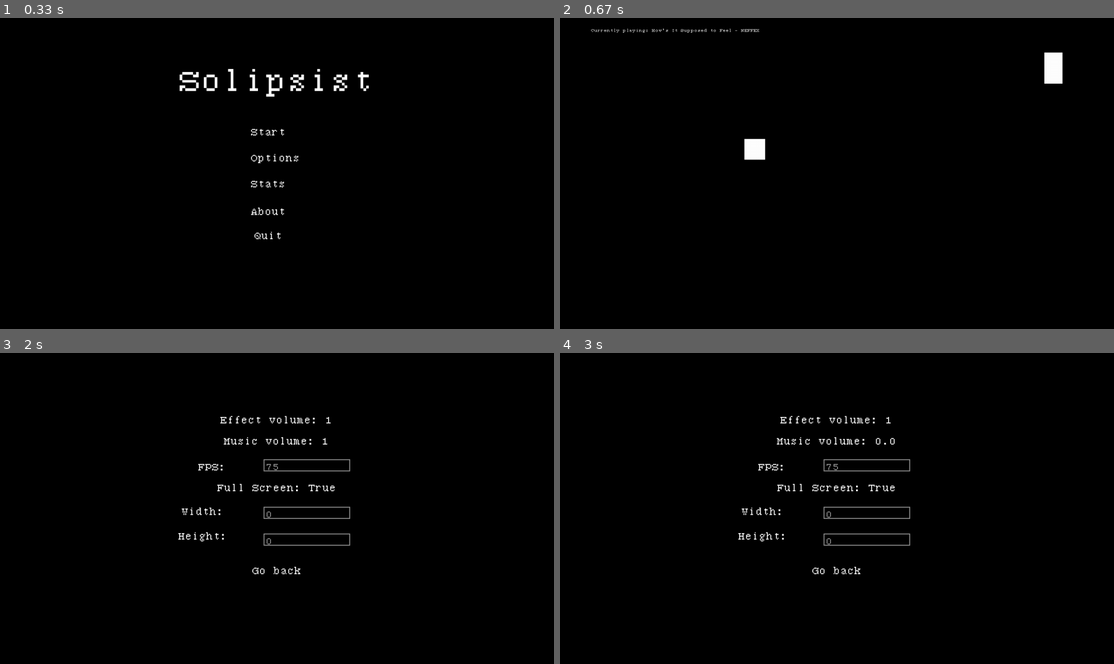
Above: before the commit, frames 1-4 (two rows, left to right).
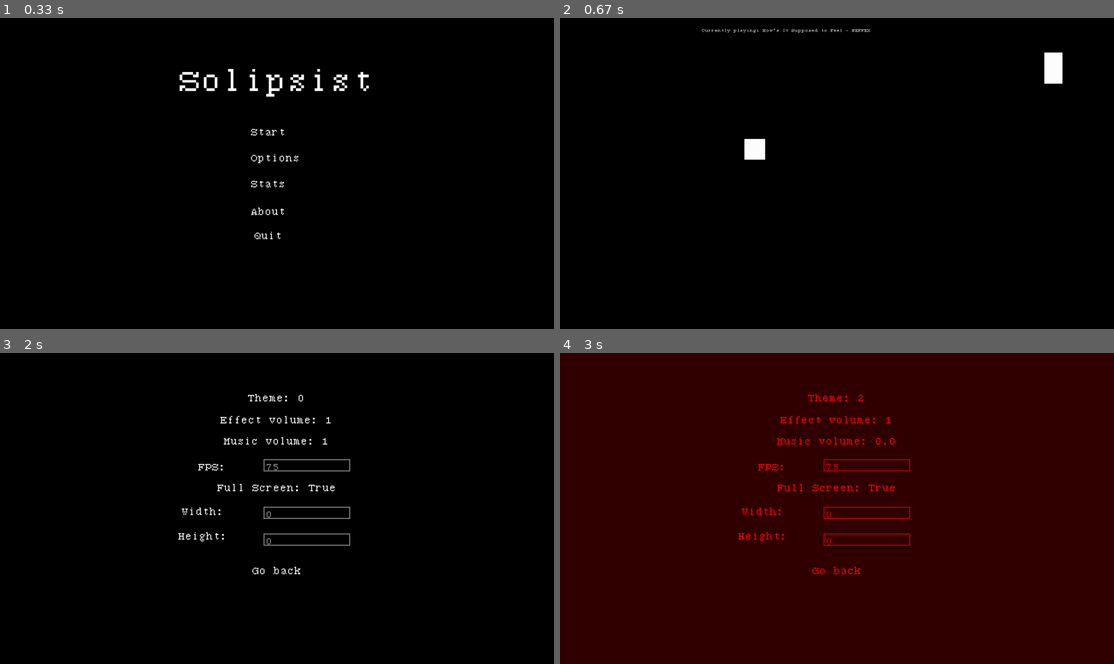
Above: after the commit, the same moments.

Repository: Vazno/Solipsist
Game: pygame game, started from solipsist/main.py
The game is run twice, just before and just after one commit, with the same random seed, the same clock (stepped at 60 frames per second) and the same inputs.
Inputs (mouse positions are in pixels of both pictures, inside the frame that each line leads up to):
- Up to frame 1 (0.33 s): no input
- Up to frame 2 (0.67 s): click "Start" at 0.38 s
- Up to frame 3 (2 s): click (144, 511) at 0.72 s; click (105, 580) at 1.05 s; click (343, 536) at 1.38 s; click "Options" at 1.72 s
- Up to frame 4 (3 s): click (837, 396) at 2.22 s, where only the run after the commit has a clickable "Theme: 0"; click (759, 443) at 2.55 s; click (748, 405) at 2.88 s

Frame 1 is identical in both runs. In frame 2, 0.3% of the frame differs, in the area x 5-56%, y 3-5%; in frame 3, less than 0.1%; in frame 4, 100%, in the area x 0-100%, y 0-100%.

Commit message:
Added theme support #19 reformatted code, changed Music class made less code.

Diff:
--- a/settings.json
+++ b/settings.json
@@ -11,30 +11,16 @@
             0
         ],
         "FULL_SCREEN": true,
+        "max_theme": 2,
+        "theme": 0,
         "FONT": "fonts/712_serif.ttf",
-        "FONT_COLOR": [
-            255,
-            255,
-            255
-        ],
-        "PLAYER_COLOR": [
-            255,
-            255,
-            255
-        ],
-        "BACKGROUND": [
-            0,
-            0,
-            0
-        ],
-        "OBSTACLE_COLOR": [
-            255,
-            255,
-            255
-        ],
+        "FONT_COLOR": [[255,255,255], [0,0,0], [255,0,0]],
+        "PLAYER_COLOR": [[255,255,255],[0,0,0], [255,0,0]],
+        "BACKGROUND": [[0,0,0],[255,255,255],[50,0,0]],
+        "OBSTACLE_COLOR": [[255,255,255],[0,0,0],[150,0,0]],
         "InputBox": {
-            "COLOR_ACTIVE": [255, 255, 255],
-            "COLOR_INACTIVE": [150, 150, 150]
+            "COLOR_ACTIVE": [[255, 255, 255],[100,100,100],[255,0,0]],
+            "COLOR_INACTIVE": [[150, 150, 150], [50,50,50],[205,0,0]]
         }
     },
     "music": {
--- a/solipsist/main.py
+++ b/solipsist/main.py
@@ -5,7 +5,9 @@
 from GSS import GAME_NAME, SCREEN, WINDOW_HEIGHT, WINDOW_WIDTH, j
 from widget_loops.game import MUSIC, main
 from pygame_utils import Button
+
 # Some imports are below, to prevent circular import
+
 
 def main_menu():
     pygame.display.set_caption(GAME_NAME)
@@ -16,37 +18,37 @@
     solipsist_button = Button(
         "Solipsist",
         (WINDOW_WIDTH / 2.5, WINDOW_HEIGHT / 10),
-        (WINDOW_WIDTH / 5, WINDOW_HEIGHT / 5)
+        (WINDOW_WIDTH / 5, WINDOW_HEIGHT / 5),
     )
     start_button = Button(
         "Start",
         (WINDOW_WIDTH / 2.3, WINDOW_HEIGHT / 3),
-        (WINDOW_WIDTH / 10, WINDOW_HEIGHT / 15)
+        (WINDOW_WIDTH / 10, WINDOW_HEIGHT / 15),
     )
     options_button = Button(
         "Options",
         (WINDOW_WIDTH / 2.3, WINDOW_HEIGHT / 2.4),
-        (WINDOW_WIDTH / 8, WINDOW_HEIGHT / 15)
+        (WINDOW_WIDTH / 8, WINDOW_HEIGHT / 15),
     )
     stats_button = Button(
         "Stats",
         (WINDOW_WIDTH / 2.3, WINDOW_HEIGHT / 2),
-        (WINDOW_WIDTH / 10, WINDOW_HEIGHT / 15)
+        (WINDOW_WIDTH / 10, WINDOW_HEIGHT / 15),
     )
     about_button = Button(
         "About",
         (WINDOW_WIDTH / 2.3, WINDOW_HEIGHT / 1.70),
-        (WINDOW_WIDTH / 10, WINDOW_HEIGHT / 15)
+        (WINDOW_WIDTH / 10, WINDOW_HEIGHT / 15),
     )
     quit_button = Button(
         "Quit",
         (WINDOW_WIDTH / 2.3, WINDOW_HEIGHT / 1.5),
-        (WINDOW_WIDTH / 10, WINDOW_HEIGHT / 15)
+        (WINDOW_WIDTH / 10, WINDOW_HEIGHT / 15),
     )
 
     run = True
     while run:
-        SCREEN.fill(j["graphic"]["BACKGROUND"])
+        SCREEN.fill(j["graphic"]["BACKGROUND"][j["graphic"]["theme"]])
         MUSIC.stop()
         events = pygame.event.get()
         for event in events:
--- a/solipsist/music.py
+++ b/solipsist/music.py
@@ -17,9 +17,13 @@
 
     @classmethod
     def make_description(cls):
-        music_text = Button(f"Currently playing: {cls.current_music_name.split('.')[0].replace(resource_path(j['music']['DEFAULT_MUSIC_FOLDER']), '')}",
-        (int(WINDOW_WIDTH / 5), int(WINDOW_HEIGHT / 40)), (int(WINDOW_WIDTH / 60), int(WINDOW_WIDTH / 60)))
+        music_text = Button(
+            f"Currently playing: {cls.current_music_name.split('.')[0].replace(resource_path(j['music']['DEFAULT_MUSIC_FOLDER']), '')}",
+            (int(WINDOW_WIDTH / 2.5), int(WINDOW_HEIGHT / 40)),
+            (int(WINDOW_WIDTH / 60), int(WINDOW_WIDTH / 60)),
+        )
         music_text.draw_it(SCREEN)
+
     @classmethod
     def pick_random_music(cls):
         all_music = []
@@ -48,54 +52,30 @@
             GameStatus.is_music_playing = False
             GameStatus.current_music_name = ""
 
-    @staticmethod
     @debounce(0.1)
-    def sound_dead():
+    def play(sound_name):
         sound = pygame.mixer.Sound(
             resource_path(
                 os.path.join(
-                    resource_path(j["music"]["DEFAULT_SOUND_FOLDER"]), "dead.mp3"
+                    resource_path(j["music"]["DEFAULT_SOUND_FOLDER"]), sound_name
                 )
             )
         )
         sound.set_volume(j["music"]["EFFECT_VOLUME"])
         sound.play()
 
-    @staticmethod
-    @debounce(0.1)
-    def sound_menu_click():
-        sound = pygame.mixer.Sound(
-            resource_path(
-                os.path.join(
-                    resource_path(j["music"]["DEFAULT_SOUND_FOLDER"]), "menu_click.mp3"
-                )
-            )
-        )
-        sound.set_volume(j["music"]["EFFECT_VOLUME"])
-        sound.play()
+    @classmethod
+    def sound_dead(cls):
+        cls.play("dead.mp3")
 
-    @staticmethod
-    @debounce(0.1)
-    def sound_jump():
-        sound = pygame.mixer.Sound(
-            resource_path(
-                os.path.join(
-                    resource_path(j["music"]["DEFAULT_SOUND_FOLDER"]), "jump.mp3"
-                )
-            )
-        )
-        sound.set_volume(j["music"]["EFFECT_VOLUME"])
-        sound.play()
+    @classmethod
+    def sound_menu_click(cls):
+        cls.play("menu_click.mp3")
 
-    @staticmethod
-    @debounce(0.1)
-    def sound_new_record():
-        sound = pygame.mixer.Sound(
-            resource_path(
-                os.path.join(
-                    resource_path(j["music"]["DEFAULT_SOUND_FOLDER"]), "new_record.mp3"
-                )
-            )
-        )
-        sound.set_volume(j["music"]["EFFECT_VOLUME"])
-        sound.play()
+    @classmethod
+    def sound_jump(cls):
+        cls.play("jump.mp3")
+
+    @classmethod
+    def sound_new_record(cls):
+        cls.play("new_record.mp3")
--- a/solipsist/pygame_utils.py
+++ b/solipsist/pygame_utils.py
@@ -20,7 +20,7 @@
         self.size = size
 
         self.button = pygame.Surface(size).convert()
-        self.button.fill(j["graphic"]["BACKGROUND"])
+        self.button.fill(j["graphic"]["BACKGROUND"][j["graphic"]["theme"]])
         self.outline = outline
 
         # Text is about 70% the height of the button
@@ -29,7 +29,9 @@
         )
         self.font = font
         # First argument always requires a str, so f-string is used.
-        self.textSurf = font.render(f"{text}", True, j["graphic"]["FONT_COLOR"])
+        self.textSurf = font.render(
+            f"{text}", True, j["graphic"]["FONT_COLOR"][j["graphic"]["theme"]]
+        )
 
     def clicked(self, events) -> None:
         mousePos = pygame.mouse.get_pos()
@@ -78,13 +80,15 @@
             )
 
     def change_text(self, text):
-        self.textSurf = self.font.render(f"{text}", True, j["graphic"]["FONT_COLOR"])
+        self.textSurf = self.font.render(
+            f"{text}", True, j["graphic"]["FONT_COLOR"][j["graphic"]["theme"]]
+        )
 
 
 class InputBox:
     def __init__(self, x, y, w, h, text=""):
         self.rect = pygame.Rect(x, y, w, h)
-        self.color = j["graphic"]["InputBox"]["COLOR_INACTIVE"]
+        self.color = j["graphic"]["InputBox"]["COLOR_INACTIVE"][j["graphic"]["theme"]]
         pygame.init()
         FONT = pygame.font.Font(
             resource_path(j["graphic"]["FONT"]), int(WINDOW_WIDTH / 40)
@@ -104,9 +108,9 @@
                 self.active = False
             # Change the current color of the input box.
             self.color = (
-                j["graphic"]["InputBox"]["COLOR_ACTIVE"]
+                j["graphic"]["InputBox"]["COLOR_ACTIVE"][j["graphic"]["theme"]]
                 if self.active
-                else j["graphic"]["InputBox"]["COLOR_INACTIVE"]
+                else j["graphic"]["InputBox"]["COLOR_INACTIVE"][j["graphic"]["theme"]]
             )
         if event.type == pygame.KEYDOWN:
             if self.active:
--- a/solipsist/widget_loops/about.py
+++ b/solipsist/widget_loops/about.py
@@ -15,16 +15,16 @@
     go_back_button = Button(
         "Go back",
         (WINDOW_WIDTH / 3, WINDOW_HEIGHT / 1.5),
-        (WINDOW_WIDTH / 3, WINDOW_HEIGHT / 15)
+        (WINDOW_WIDTH / 3, WINDOW_HEIGHT / 15),
     )
     description_button = Button(
         j["DESCRIPTION"],
         (WINDOW_WIDTH / 2.2, WINDOW_HEIGHT / 2),
-        (WINDOW_WIDTH / 10, WINDOW_HEIGHT / 15)
+        (WINDOW_WIDTH / 10, WINDOW_HEIGHT / 15),
     )
     run = True
     while run:
-        SCREEN.fill(j["graphic"]["BACKGROUND"])
+        SCREEN.fill(j["graphic"]["BACKGROUND"][j["graphic"]["theme"]])
         events = pygame.event.get()
         for event in events:
             if event.type == pygame.QUIT:
--- a/solipsist/widget_loops/game.py
+++ b/solipsist/widget_loops/game.py
@@ -28,7 +28,7 @@
         self.grav = grav
         self.SCREEN_HEIGHT = screen.get_height()
         if not color:
-            self.color = j["graphic"]["PLAYER_COLOR"]
+            self.color = j["graphic"]["PLAYER_COLOR"][j["graphic"]["theme"]]
 
     def get_rect(self):
         return self.player
@@ -58,7 +58,7 @@
         self.speed = speed
         self.SCREEN_HEIGHT = screen.get_height()
         if not color:
-            self.color = j["graphic"]["OBSTACLE_COLOR"]
+            self.color = j["graphic"]["OBSTACLE_COLOR"][j["graphic"]["theme"]]
 
     def get_rect(self):
         return self.obstacle
@@ -117,7 +117,7 @@
 
     run = True
     while run:
-        SCREEN.fill(j["graphic"]["BACKGROUND"])
+        SCREEN.fill(j["graphic"]["BACKGROUND"][j["graphic"]["theme"]])
         MUSIC.play_random_music()
 
         for event in pygame.event.get():
@@ -152,7 +152,9 @@
             pygame.display.flip()
             game_status.gameover = True
             game_status.is_game_started = False
-            from widget_loops.gameover import gameover  # Left it here, to avoid circular import
+            from widget_loops.gameover import (
+                gameover,
+            )  # Left it here, to avoid circular import
 
             gameover(game_status.time_played, game_status.clicks)
 
--- a/solipsist/widget_loops/gameover.py
+++ b/solipsist/widget_loops/gameover.py
@@ -26,22 +26,22 @@
     gameover_button = Button(
         "Gameover",
         (WINDOW_WIDTH / 2.6, WINDOW_HEIGHT / 10),
-        (WINDOW_WIDTH / 5, WINDOW_HEIGHT / 5)
+        (WINDOW_WIDTH / 5, WINDOW_HEIGHT / 5),
     )
     clicks_button = Button(
         f"Clicks: {clicks}",
         (WINDOW_WIDTH / 2.2, WINDOW_HEIGHT / 2),
-        (WINDOW_WIDTH / 15, WINDOW_HEIGHT / 15)
+        (WINDOW_WIDTH / 15, WINDOW_HEIGHT / 15),
     )
     time_button = Button(
         f"{time_message} {datetime.timedelta(seconds=time_played)}",
         (WINDOW_WIDTH / 2.2, WINDOW_HEIGHT / 2.4),
-        (WINDOW_WIDTH / 15, WINDOW_HEIGHT / 15)
+        (WINDOW_WIDTH / 15, WINDOW_HEIGHT / 15),
     )
 
     run = True
     while run:
-        SCREEN.fill(j["graphic"]["BACKGROUND"])
+        SCREEN.fill(j["graphic"]["BACKGROUND"][j["graphic"]["theme"]])
         MUSIC.stop()
         for event in pygame.event.get():
             if event.type == pygame.QUIT:
--- a/solipsist/widget_loops/options.py
+++ b/solipsist/widget_loops/options.py
@@ -12,37 +12,42 @@
     go_back_button = Button(
         "Go back",
         (WINDOW_WIDTH / 3, WINDOW_HEIGHT / 1.5),
-        (WINDOW_WIDTH / 3, WINDOW_HEIGHT / 15)
+        (WINDOW_WIDTH / 3, WINDOW_HEIGHT / 15),
     )
-    volume_button = Button(
+    change_theme_button = Button(
+        f"Theme: {j['graphic']['theme']}",
+        (WINDOW_WIDTH / 3, WINDOW_HEIGHT / 9),
+        (WINDOW_WIDTH / 3, WINDOW_HEIGHT / 15),
+    )
+    music_volume_button = Button(
         f"Music volume: {j['music']['VOLUME']}",
         (WINDOW_WIDTH / 3, WINDOW_HEIGHT / 4),
-        (WINDOW_WIDTH / 3, WINDOW_HEIGHT / 15)
+        (WINDOW_WIDTH / 3, WINDOW_HEIGHT / 15),
     )
     effect_volume_button = Button(
         f"Effect volume: {j['music']['EFFECT_VOLUME']}",
         (WINDOW_WIDTH / 3, WINDOW_HEIGHT / 5.5),
-        (WINDOW_WIDTH / 3, WINDOW_HEIGHT / 15)
+        (WINDOW_WIDTH / 3, WINDOW_HEIGHT / 15),
     )
     fps_button = Button(
         "FPS:",
         (WINDOW_WIDTH / 3, WINDOW_HEIGHT / 3),
-        (WINDOW_WIDTH / 10, WINDOW_HEIGHT / 15)
+        (WINDOW_WIDTH / 10, WINDOW_HEIGHT / 15),
     )
     full_screen_button = Button(
         f"Full Screen: {j['graphic']['FULL_SCREEN']}",
         (WINDOW_WIDTH / 3, WINDOW_HEIGHT / 2.5),
-        (WINDOW_WIDTH / 3, WINDOW_HEIGHT / 15)
+        (WINDOW_WIDTH / 3, WINDOW_HEIGHT / 15),
     )
     width_button = Button(
         "Width:",
         (WINDOW_WIDTH / 3, WINDOW_HEIGHT / 2.1),
-        (WINDOW_WIDTH / 15, WINDOW_HEIGHT / 15)
+        (WINDOW_WIDTH / 15, WINDOW_HEIGHT / 15),
     )
     height_button = Button(
         "Height:",
         (WINDOW_WIDTH / 3, WINDOW_HEIGHT / 1.8),
-        (WINDOW_WIDTH / 15, WINDOW_HEIGHT / 15)
+        (WINDOW_WIDTH / 15, WINDOW_HEIGHT / 15),
     )
 
     fps_input_box = InputBox(
@@ -69,7 +74,7 @@
     run = True
     while run:
         events = pygame.event.get()
-        SCREEN.fill(j["graphic"]["BACKGROUND"])
+        SCREEN.fill(j["graphic"]["BACKGROUND"][j["graphic"]["theme"]])
         for event in events:
             if event.type == pygame.QUIT:
                 pygame.quit()
@@ -77,6 +82,15 @@
             fps_input_box.handle_event(event)
             window_width_box.handle_event(event)
             window_height_box.handle_event(event)
+
+        if change_theme_button.clicked(events):
+            if j["graphic"]["max_theme"] == j["graphic"]["theme"]:
+                j["graphic"]["theme"] = 0
+            else:
+                j["graphic"]["theme"] += 1
+
+            save_json()
+            options()
 
         if fps_input_box.active is True:
             try:
@@ -105,21 +119,25 @@
             except ValueError:
                 pass
 
-        if volume_button.clicked(events):
+        if music_volume_button.clicked(events):
             if j["music"]["VOLUME"] >= 1:
                 j["music"]["VOLUME"] = 0.0
             else:
                 j["music"]["VOLUME"] = round(j["music"]["VOLUME"] + 0.1, 1)
             save_json()
-            volume_button.change_text(f"Music volume: {j['music']['VOLUME']}")
+            music_volume_button.change_text(f"Music volume: {j['music']['VOLUME']}")
 
         if effect_volume_button.clicked(events):
             if j["music"]["EFFECT_VOLUME"] >= 1:
                 j["music"]["EFFECT_VOLUME"] = 0.0
             else:
-                j["music"]["EFFECT_VOLUME"] = round(j["music"]["EFFECT_VOLUME"] + 0.1, 1)
+                j["music"]["EFFECT_VOLUME"] = round(
+                    j["music"]["EFFECT_VOLUME"] + 0.1, 1
+                )
             save_json()
-            effect_volume_button.change_text(f"Effect volume: {j['music']['EFFECT_VOLUME']}")
+            effect_volume_button.change_text(
+                f"Effect volume: {j['music']['EFFECT_VOLUME']}"
+            )
 
         if full_screen_button.clicked(events):
             full_screen = not j["graphic"]["FULL_SCREEN"]
@@ -134,8 +152,9 @@
             main_menu()
 
         go_back_button.draw_it(SCREEN)
+        change_theme_button.draw_it(SCREEN)
         effect_volume_button.draw_it(SCREEN)
-        volume_button.draw_it(SCREEN)
+        music_volume_button.draw_it(SCREEN)
 
         fps_button.draw_it(SCREEN)
         fps_input_box.draw_it(SCREEN)
--- a/solipsist/widget_loops/stats.py
+++ b/solipsist/widget_loops/stats.py
@@ -16,27 +16,27 @@
     go_back_button = Button(
         "Go back",
         (WINDOW_WIDTH / 3, WINDOW_HEIGHT / 1.5),
-        (WINDOW_WIDTH / 3, WINDOW_HEIGHT / 15)
+        (WINDOW_WIDTH / 3, WINDOW_HEIGHT / 15),
     )
     best_record_button = Button(
         f"Best record: {datetime.timedelta(seconds=j['stats']['BEST_RECORD'])}",
         (WINDOW_WIDTH / 2.2, WINDOW_HEIGHT / 3),
-        (WINDOW_WIDTH / 15, WINDOW_HEIGHT / 15)
+        (WINDOW_WIDTH / 15, WINDOW_HEIGHT / 15),
     )
 
     clicks_button = Button(
         f"Clicks: {j['stats']['CLICKS']}",
         (WINDOW_WIDTH / 2.2, WINDOW_HEIGHT / 2),
-        (WINDOW_WIDTH / 15, WINDOW_HEIGHT / 15)
+        (WINDOW_WIDTH / 15, WINDOW_HEIGHT / 15),
     )
     time_button = Button(
         f"Time played: {datetime.timedelta(seconds=j['stats']['TIME_PLAYED'])}",
         (WINDOW_WIDTH / 2.2, WINDOW_HEIGHT / 2.4),
-        (WINDOW_WIDTH / 15, WINDOW_HEIGHT / 15)
+        (WINDOW_WIDTH / 15, WINDOW_HEIGHT / 15),
     )
     run = True
     while run:
-        SCREEN.fill(j["graphic"]["BACKGROUND"])
+        SCREEN.fill(j["graphic"]["BACKGROUND"][j["graphic"]["theme"]])
         events = pygame.event.get()
         for event in events:
             if event.type == pygame.QUIT:
